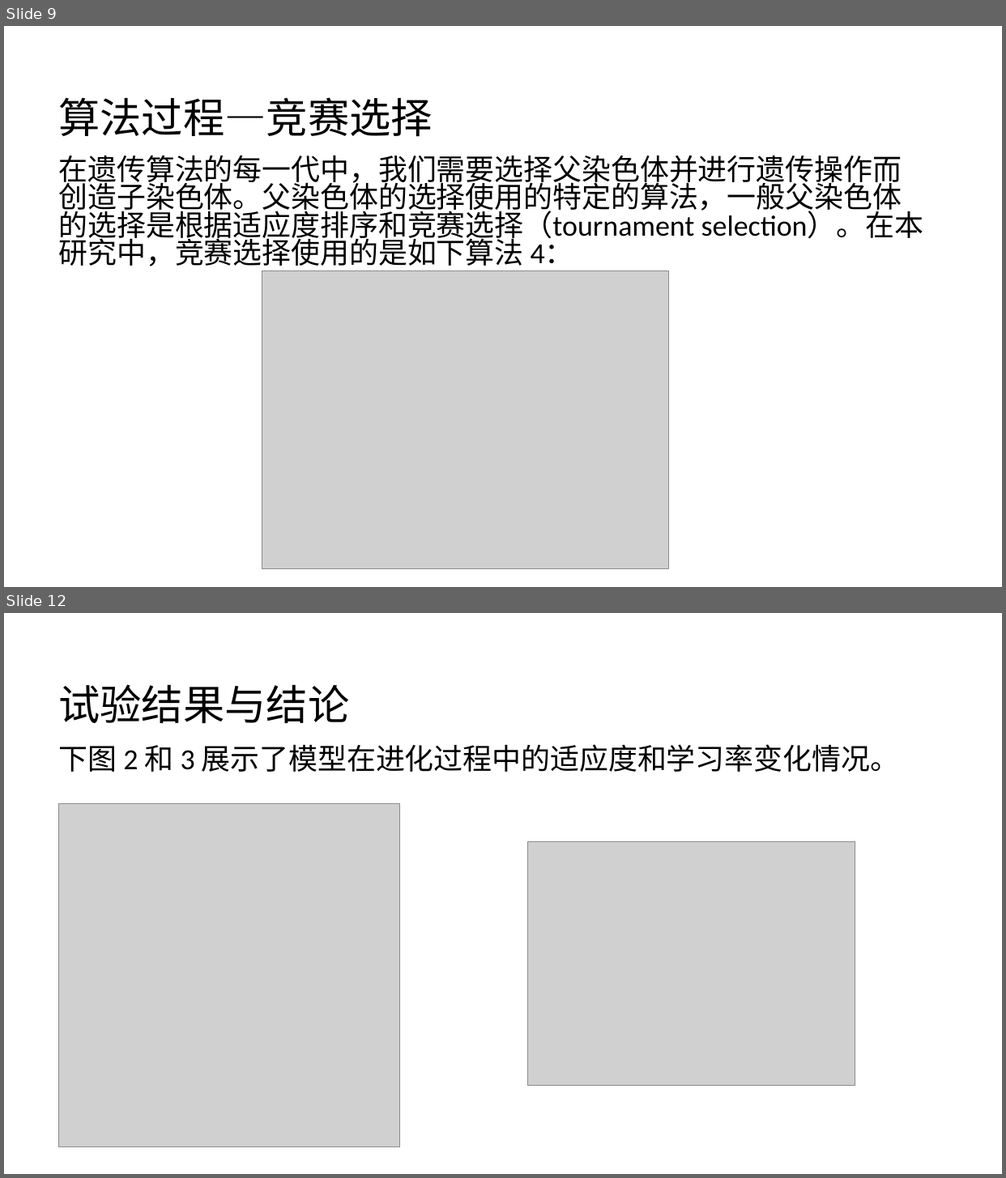
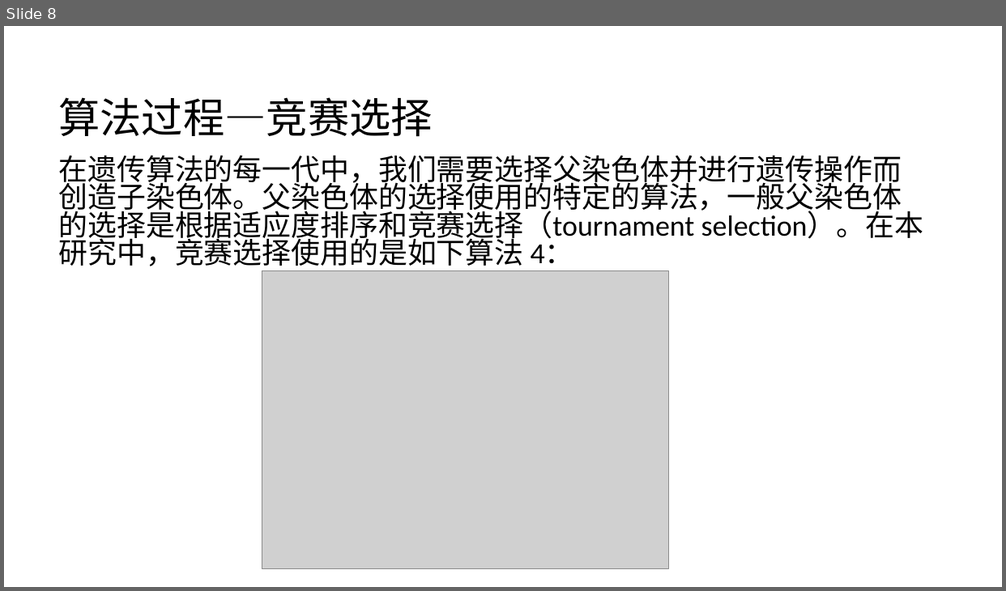
Before and after one commit to likaihz/EAS, a slide deck: linzepei/slides.pptx. Shown one above the other, each under a label of ours: slides 9 and 12 before the commit, slide 8 after it; the slides between them are not shown. The pictures are 1006x1178 and 1006x591 pixels, drawn with LibreOffice and Linux fonts; fonts in the diff are those of the drawing; grey boxes stand for pictures. Boxes give left, top, right and bottom in pixels: in the first picture for what was removed or moved away, otherwise in the second. Text is boxed around its words. In the diff, an @@ line names an element or a change of style, - is before the commit and + after.

```diff
--- a/linzepei/slides.pptx
+++ b/linzepei/slides.pptx
@@ slide 12 removed at (4, 613, 1002, 1174), background #FFFFFF @@
@@ text removed at (58, 684, 349, 723) @@
-试验结果与结论
@@ text removed at (59, 744, 899, 772) @@
-下图 2 和 3 展示了模型在进化过程中的适应度和学习率变化情况。
@@ picture removed at (58, 803, 400, 1147) @@
@@ picture removed at (528, 842, 854, 1086) @@
@@ what was slide 9 is now slide 8 @@
```
Also in this commit, not shown: 2 slides changed, 1 slide added, 3 other slides removed.
